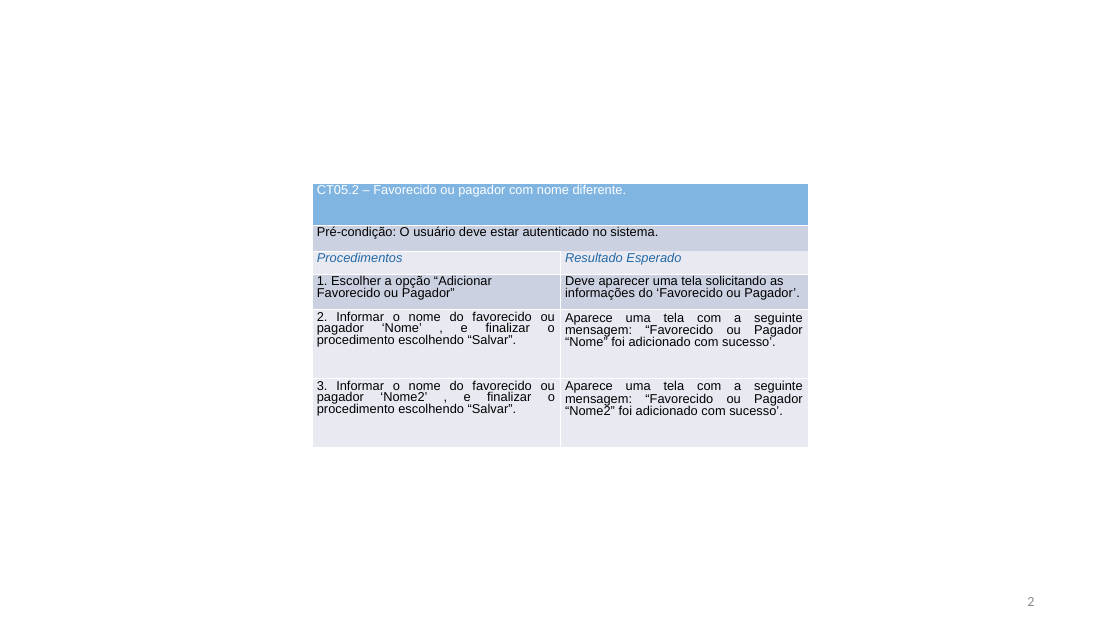
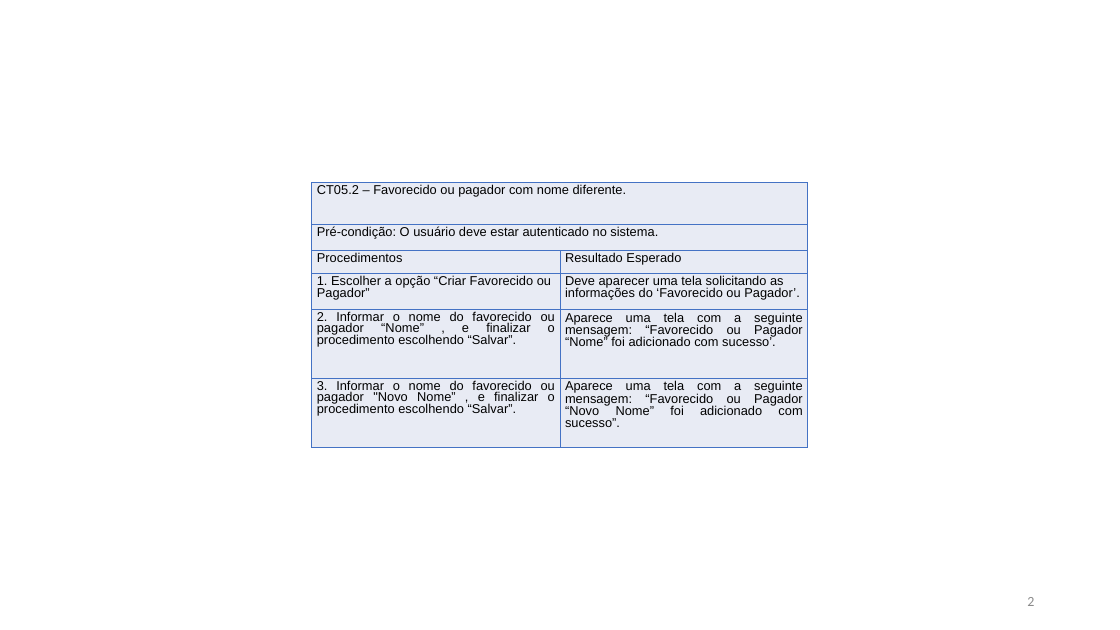
Before and after one commit to evertonschuster/GestaoFinancaPessoal, a slide deck: slide 2 of GestaoFinancaPessoal/GestaoFinancaPessoal/Documentos/Entrega-02/TestesAceitaçãoUS05.pptx. Drawn at 1120x630 pixels with LibreOffice and Linux fonts; fonts in the diff are those of the drawing. Boxes give left, top, right and bottom in pixels: in the first picture for what was removed or moved away, otherwise in the second. Text is boxed around its words. In the diff, an @@ line names an element or a change of style, - is before the commit and + after.

```diff
--- a/GestaoFinancaPessoal/GestaoFinancaPessoal/Documentos/Entrega-02/TestesAceitaçãoUS05.pptx
+++ b/GestaoFinancaPessoal/GestaoFinancaPessoal/Documentos/Entrega-02/TestesAceitaçãoUS05.pptx
@@ table at [312, 183, 807, 448] @@
-row 4, column 1: 1. Escolher a opção “Adicionar Favorecido ou Pagador”
+row 4, column 1: 1. Escolher a opção “Criar Favorecido ou Pagador”
-row 5, column 1: 2. Informar o nome do favorecido ou pagador ‘Nome’ , e finalizar o procedimento escolhendo “Salvar”.
+row 5, column 1: 2. Informar o nome do favorecido ou pagador “Nome” , e finalizar o procedimento escolhendo “Salvar”.
@@ row 6, column 1: "3. Informar o nome do favorecido ou pagador ‘Nome2’ , e finalizar o procedimento escolhendo “Salvar”." to "3. Informar o nome do favorecido ou pagador "Novo Nome” , e finalizar o procedimento escolhendo “Salvar”." @@
-row 6, column 2: Aparece uma tela com a seguinte mensagem: “Favorecido ou Pagador “Nome2” foi adicionado com sucesso’.
+row 6, column 2: Aparece uma tela com a seguinte mensagem: “Favorecido ou Pagador “Novo Nome” foi adicionado com sucesso”.
@@ fill #80B5E2 to #E9EBF5 in row 1, column 1 @@
@@ fill #CCD1E1 to #E9EBF5 in 3 cells @@
@@ fill #E8E9F1 to #E9EBF5 in 6 cells @@
@@ text colour #FFFFFF to #000000 in "CT05.2 – Favorecido ou pagador com nome ..." @@
@@ text colour #2469A6 to #000000, italic off in "Procedimentos", "Resultado Esperado" @@
@@ borders changed @@
```
Also in this commit, not shown: 14 other slides changed, 4 other files.
